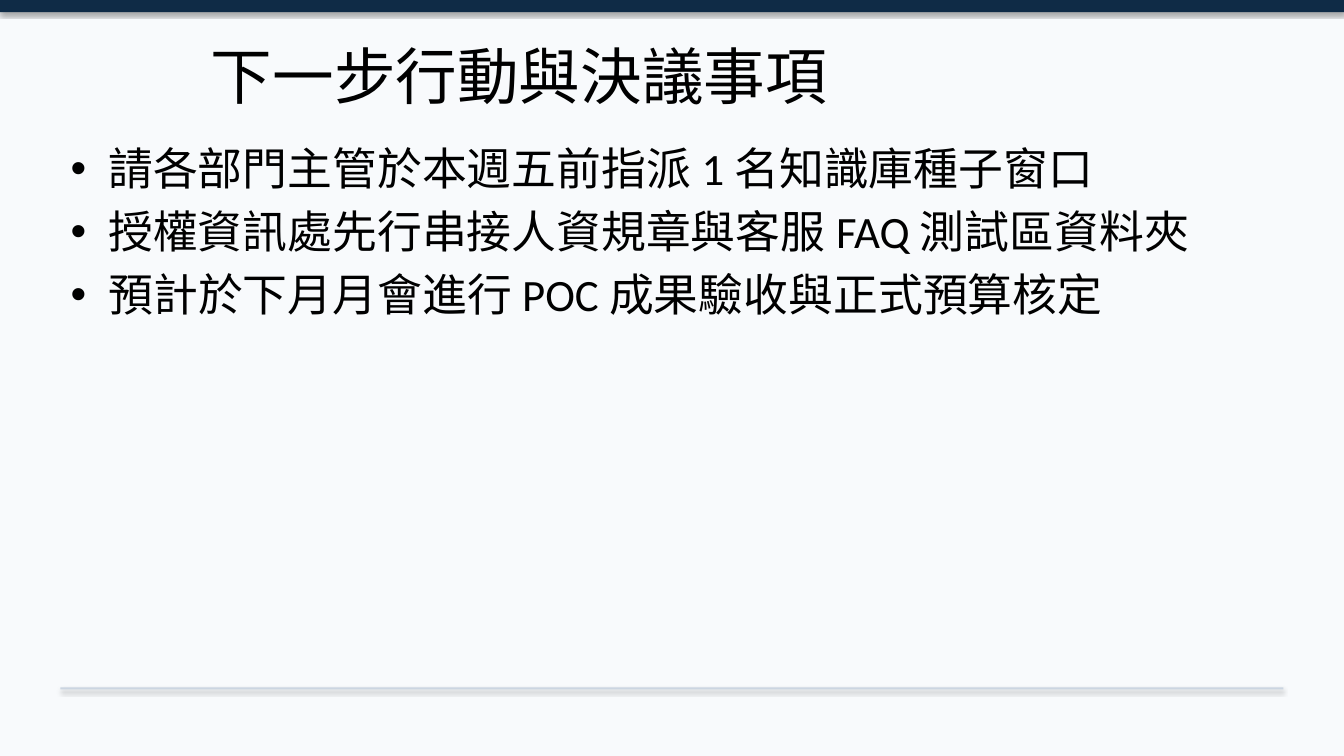
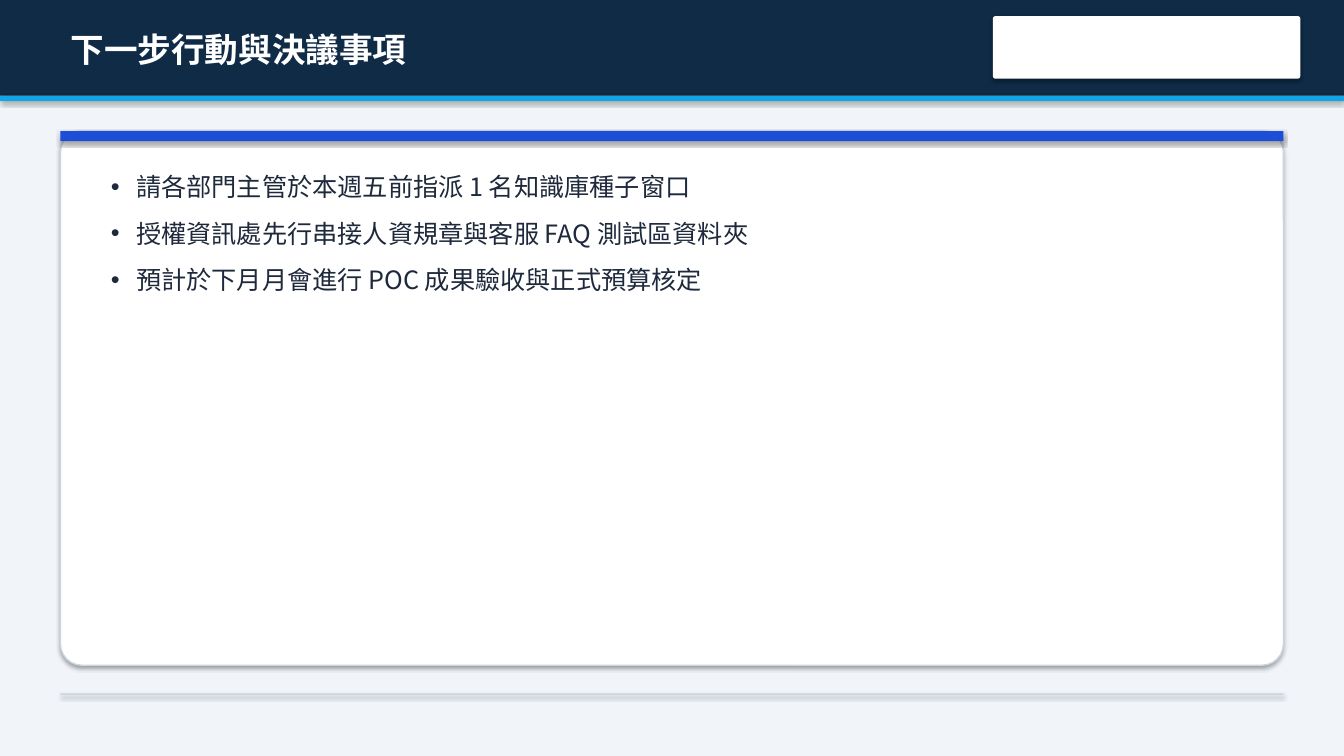
Before and after one commit to roberthsu2003/workflow-productivity, a slide deck: slide 6 of 常見的AI應用/office辦公室應用進階的對齊/pptx/母片大綱動態生成/簡報_母片動態生成示範.pptx. Drawn at 1344x756 pixels with LibreOffice and Linux fonts; fonts in the diff are those of the drawing; background and template pictures are left out. Boxes give left, top, right and bottom in pixels: in the first picture for what was removed or moved away, otherwise in the second. Text is boxed around its words. In the diff, an @@ line names an element or a change of style, - is before the commit and + after.

```diff
--- a/常見的AI應用/office辦公室應用進階的對齊/pptx/母片大綱動態生成/簡報_母片動態生成示範.pptx
+++ b/常見的AI應用/office辦公室應用進階的對齊/pptx/母片大綱動態生成/簡報_母片動態生成示範.pptx
@@ background #F8FAFC to #F1F5F9 @@
@@ rectangle: place and size @@
-rectangle at [0, 0, 1344, 12]
+rectangle at [0, 0, 1344, 96]
@@ title "下一步行動與決議事項": place and size @@
-title "下一步行動與決議事項" at [211, 47, 827, 105]
+title "下一步行動與決議事項" at [71, 33, 407, 65]
@@ title "下一步行動與決議事項" at [71, 33, 407, 65]: size 44 to 24 pt, font Calibri to Noto Sans CJK TC, text colour #000000 to #FFFFFF, bold on; alignment centre to left; more space between paragraphs @@
@@ rounded rectangle added at [993, 16, 1301, 79], fill #FFFFFF @@
@@ rectangle added at [0, 96, 1344, 101], fill #0EA5E9 @@
@@ rounded rectangle added at [60, 131, 1284, 665], fill #FFFFFF, outline #CBD5E1 1 pt @@
@@ rectangle added at [60, 131, 1284, 141], fill #1D4ED8 @@
@@ text "請各部門主管於本週五前指派 1 名知識庫種子窗口": place and size @@
-text "請各部門主管於本週五前指派 1 名知識庫種子窗口" at [108, 147, 1189, 315]
+text "請各部門主管於本週五前指派 1 名知識庫種子窗口" at [136, 174, 748, 291]
@@ text "請各部門主管於本週五前指派 1 名知識庫種子窗口" at [136, 174, 748, 291]: size 32 to 18 pt, font Calibri to Noto Sans CJK TC, text colour #000000 to #1E293B; indent changed; more space between paragraphs @@
@@ rectangle: place and size @@
-rectangle at [60, 688, 1284, 690]
+rectangle at [60, 694, 1284, 695]
```
Also in this commit, not shown: 7 other slides changed, 1 other file.
